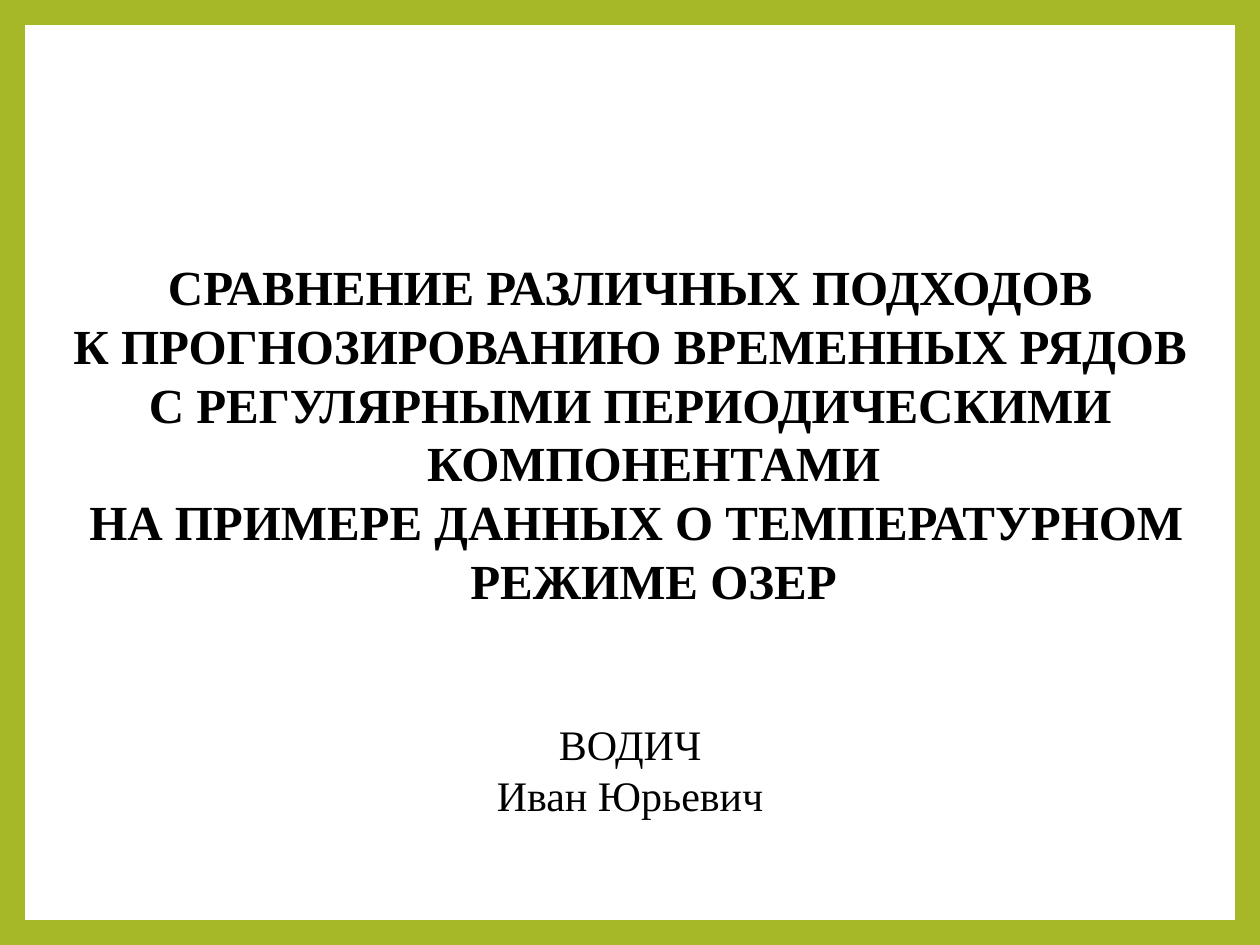
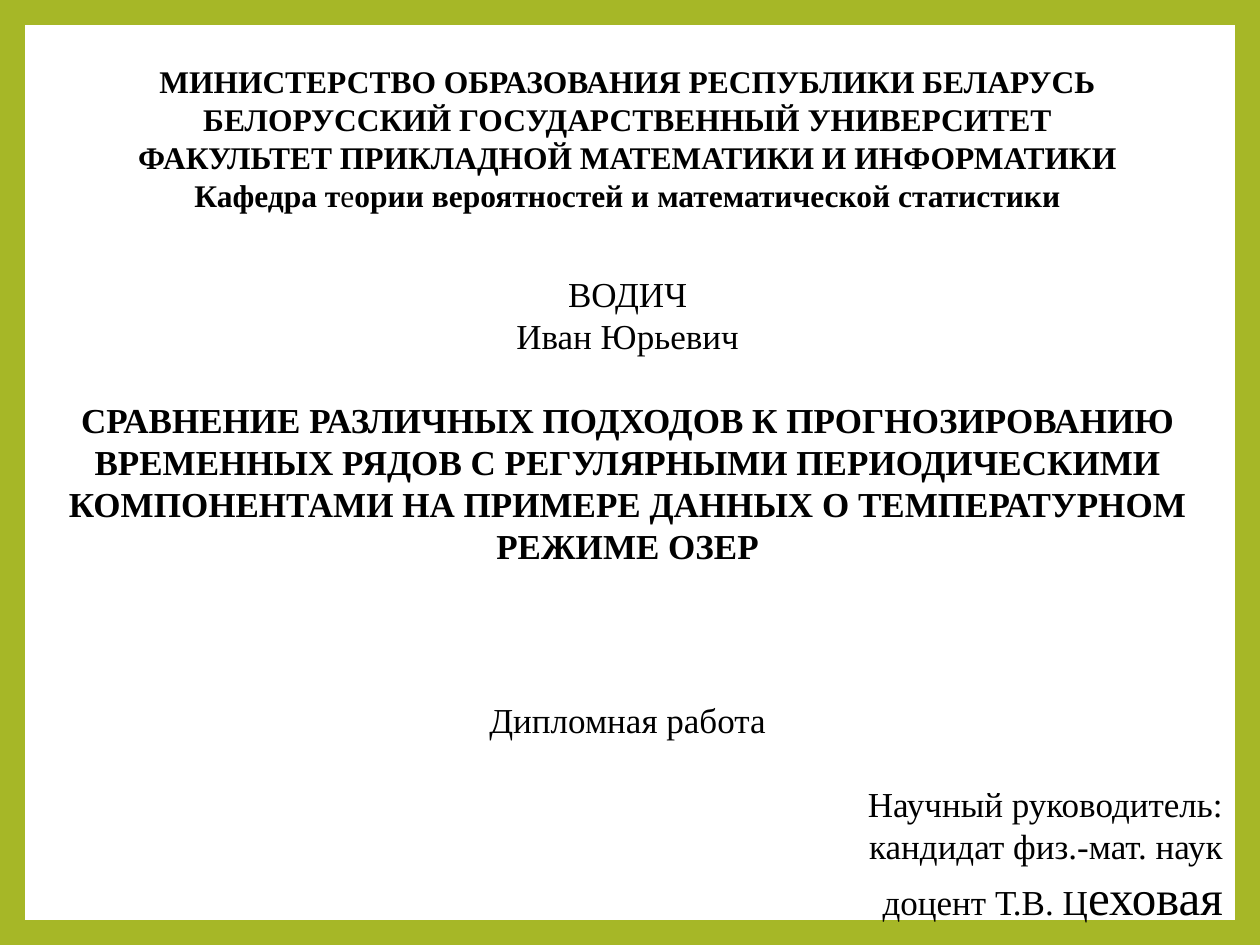
Before and after one commit to Ivan456/diplom, a slide deck: slide 1 of Ivan Vodich.ppt. Drawn at 1260x945 pixels with LibreOffice and Linux fonts; fonts in the diff are those of the drawing. Boxes give left, top, right and bottom in pixels: in the first picture for what was removed or moved away, otherwise in the second. Text is boxed around its words. In the diff, an @@ line names an element or a change of style, - is before the commit and + after.

```diff
--- a/Ivan Vodich.ppt
+++ b/Ivan Vodich.ppt
@@ text "МИНИСТЕРСТВО ОБРАЗОВАНИЯ РЕСПУБЛИКИ БЕЛАРУСЬ": place and size @@
-text "МИНИСТЕРСТВО ОБРАЗОВАНИЯ РЕСПУБЛИКИ БЕЛАРУСЬ" at [73,272,1187,820]
+text "МИНИСТЕРСТВО ОБРАЗОВАНИЯ РЕСПУБЛИКИ БЕЛАРУСЬ" at [69,72,1223,866]
@@ text at [138,72,1116,213]: text changed; size 28 to 18 pt @@
-СРАВНЕНИЕ РАЗЛИЧНЫХ ПОДХОДОВ
-К ПРОГНОЗИРОВАНИЮ ВРЕМЕННЫХ РЯДОВ
-С РЕГУЛЯРНЫМИ ПЕРИОДИЧЕСКИМИ КОМПОНЕНТАМИ
-НА ПРИМЕРЕ ДАННЫХ О ТЕМПЕРАТУРНОМ РЕЖИМЕ ОЗЕР
+МИНИСТЕРСТВО ОБРАЗОВАНИЯ РЕСПУБЛИКИ БЕЛАРУСЬ
+БЕЛОРУССКИЙ ГОСУДАРСТВЕННЫЙ УНИВЕРСИТЕТ
+ФАКУЛЬТЕТ ПРИКЛАДНОЙ МАТЕМАТИКИ И ИНФОРМАТИКИ
+Кафедра теории вероятностей и математической статистики
@@ text at [516,284,739,356]: size 24 to 20 pt in "ВОДИЧ", "Иван Юрьевич"; indent changed @@
@@ text at [69,409,1223,866]: paragraphs added @@
+СРАВНЕНИЕ РАЗЛИЧНЫХ ПОДХОДОВ К ПРОГНОЗИРОВАНИЮ ВРЕМЕННЫХ РЯДОВ С РЕГУЛЯРНЫМИ ПЕРИОДИЧЕСКИМИ КОМПОНЕНТАМИ НА ПРИМЕРЕ ДАННЫХ О ТЕМПЕРАТУРНОМ РЕЖИМЕ ОЗЕР
+Дипломная работа
+Научный руководитель:
+кандидат физ.-мат. наук
+доцент Т.В. Цеховая
```
Also in this commit, not shown: 9 other slides changed, 1 slide added, 2 other files.
